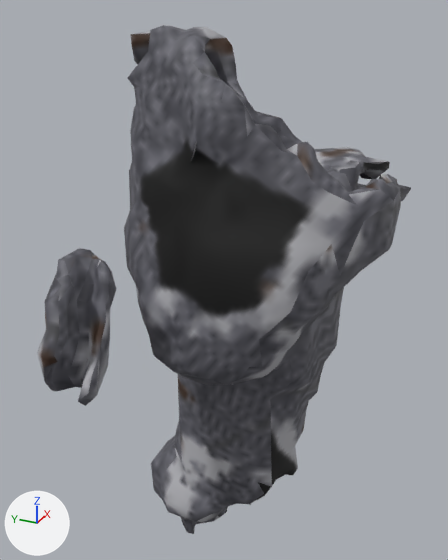
An edit to the glTF model www/proto3d/models/beth/equipment/fitted/finn/finn_chain_common_leg_R.glb, drawn before and after from the same camera.
One viewpoint serves both versions: a camera (50 mm lens) standing at (-0.981, -0.562, 0.876) and looking at (-0.218, -0.218, 0.495). The axes (+X, +Y, +Z) are drawn at lower left. The lights are the same throughout. The older version comes first. Vertices at exactly the same position are counted once.

In view in the first picture: 'finn_chain_common_leg_R'.
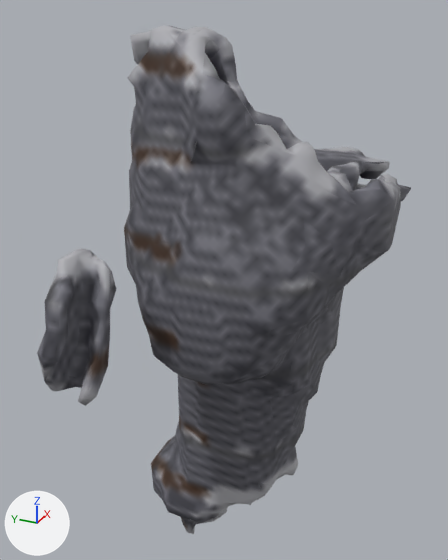
The change, as a list of edits to the scene's bpy script:
```text
Change me_finn_chain_common_leg_r_hi_001:
    used by ob_finn_chain_common_leg_r; location = (0.0, 0.0, 0.0)
    verts and faces of me_finn_chain_common_leg_r_hi_001; kept vertices keep their numbers, new ones are numbered from 2246
    before: 881 (-0.209, -0.338, 0.16) at pixel (293, 475), 883 (-0.185, -0.326, 0.161), 884 (-0.193, -0.341, 0.164) at pixel (297, 468), 889 (-0.211, -0.34, 0.178) at pixel (294, 468), 893 (-0.198, -0.339, 0.19) at pixel (296, 457)
    before: 897 (-0.155, -0.306, 0.166), 898 (-0.191, -0.334, 0.207) at pixel (295, 445), 900 (-0.162, -0.32, 0.183)
    remove me_finn_chain_common_leg_r_hi_001.from_pydata(...)  # 2246 vertices, 4493 faces; spans x -0.503..0.019, y -0.452..-0.043, z -0.001..0.844
    add me_finn_chain_common_leg_r_hi_001.from_pydata(...)  # 2247 vertices, 4530 faces; spans x -0.503..0.019, y -0.452..-0.043, z -0.001..0.844
    me_finn_chain_common_leg_r_hi_001 part 1
    2 vertices are removed from x -0.47..-0.431, y -0.162..-0.129, z 0.435..0.498
    15 faces are deleted
    4 vertices are added at (-0.469, -0.16, 0.431), (-0.453, -0.161, 0.46), (-0.439, -0.133, 0.486), (-0.43, -0.129, 0.501)
    19 new faces join them
    me_finn_chain_common_leg_r_hi_001 part 2
    15 vertices are removed from x -0.36..0.011, y -0.399..-0.088, z 0.148..0.656
    98 faces are deleted
    28 vertices are added at x -0.363..0.01, y -0.4..-0.087, z 0.139..0.659
    124 new faces join them
    me_finn_chain_common_leg_r_hi_001 part 3
    5 vertices are removed from x -0.288..-0.165, y -0.262..-0.05, z 0.723..0.832
    37 faces are deleted
    10 vertices are added at x -0.289..-0.159, y -0.261..-0.048, z 0.721..0.832
    47 new faces join them
    me_finn_chain_common_leg_r_hi_001 part 4
    add delete_vertices([884])  # with the faces that use them
    add verts[2268] = (-0.192, -0.339, 0.162)  # pixel (296, 468)
    add verts[2269] = (-0.193, -0.342, 0.172)  # pixel (298, 464)
    add faces += [(881, 883, 2268), (881, 2268, 2269), (889, 2269, 893), (883, 897, 2268), (893, 2269, 898), (897, 900, 2268)]
    add faces += [(900, 2269, 2268), (881, 2269, 889), (898, 2269, 900)]
    me_finn_chain_common_leg_r_hi_001 part 5: 4322 kept faces spanning x -0.503..0.019, y -0.452..-0.043, z -0.001..0.844 get new texture (UV) coordinates
    other edits to the shape of me_finn_chain_common_leg_r_hi_001 do not show in these pictures
```

Pixel boxes [x1, y1, x2, y2] of what changed, in the pictures (448 x 560 px; the box of a moved part takes in the faces that stretch with it):
part 1 of me_finn_chain_common_leg_r_hi_001, moved or reshaped: [77, 300, 110, 405] in both
part 2 of me_finn_chain_common_leg_r_hi_001, moved or reshaped: [192, 311, 295, 447] in both
part 3 of me_finn_chain_common_leg_r_hi_001, moved or reshaped: [127, 31, 161, 104] in both
part 4 of me_finn_chain_common_leg_r_hi_001, moved or reshaped: before [293, 448, 298, 475]; after [293, 447, 298, 475]
part 5 of me_finn_chain_common_leg_r_hi_001, surface changed: [37, 25, 411, 534] in both
